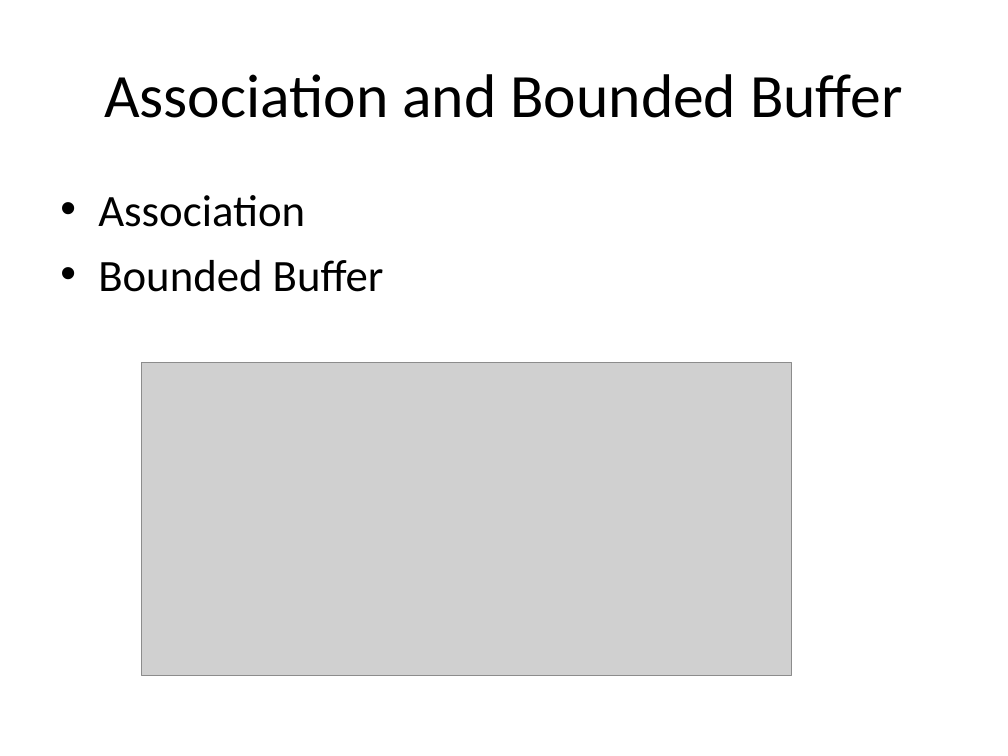
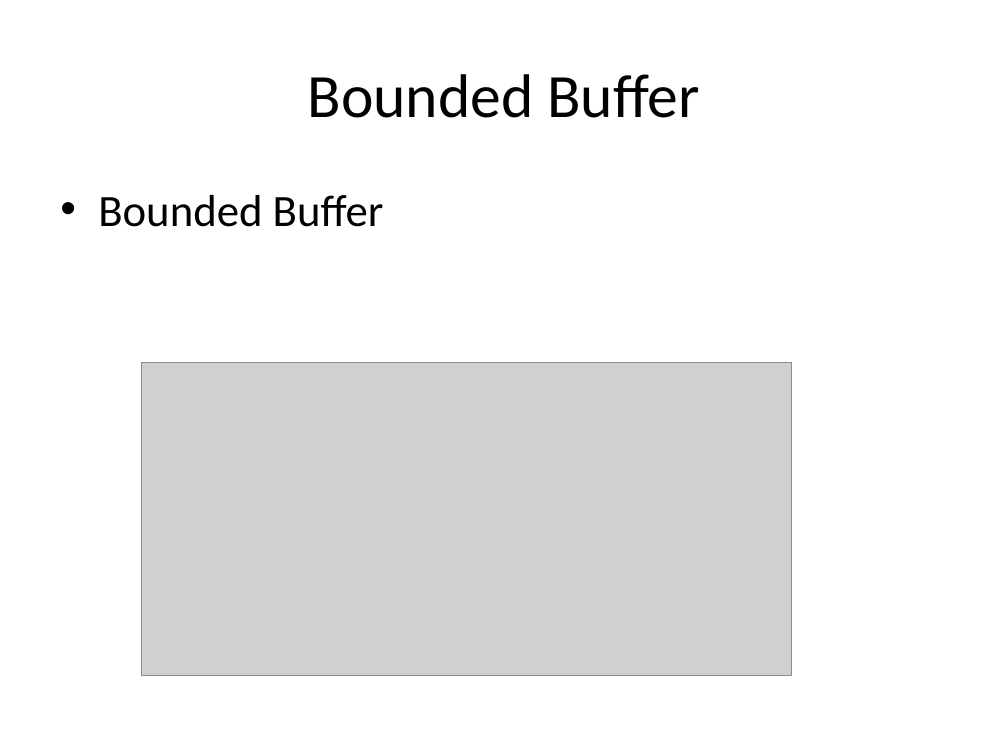
Before and after one commit to isurup/kalle-martin-group, a slide deck: slide 19 of SSE2/slides/4 Language - Martin.ppt (slide 17 before the commit). Drawn at 1008x756 pixels with LibreOffice and Linux fonts; fonts in the diff are those of the drawing; grey boxes stand for pictures. Boxes give left, top, right and bottom in pixels: in the first picture for what was removed or moved away, otherwise in the second. Text is boxed around its words. In the diff, an @@ line names an element or a change of style, - is before the commit and + after.

```diff
--- a/SSE2/slides/4 Language - Martin.ppt
+++ b/SSE2/slides/4 Language - Martin.ppt
@@ title at [308, 74, 699, 118]: text changed @@
-Association and Bounded Buffer
+Bounded Buffer
@@ text at [98, 195, 305, 227]: paragraph removed @@
-• Association
```
Also in this commit, not shown: 2 other slides changed, 4 slides added, 2 slides removed.
